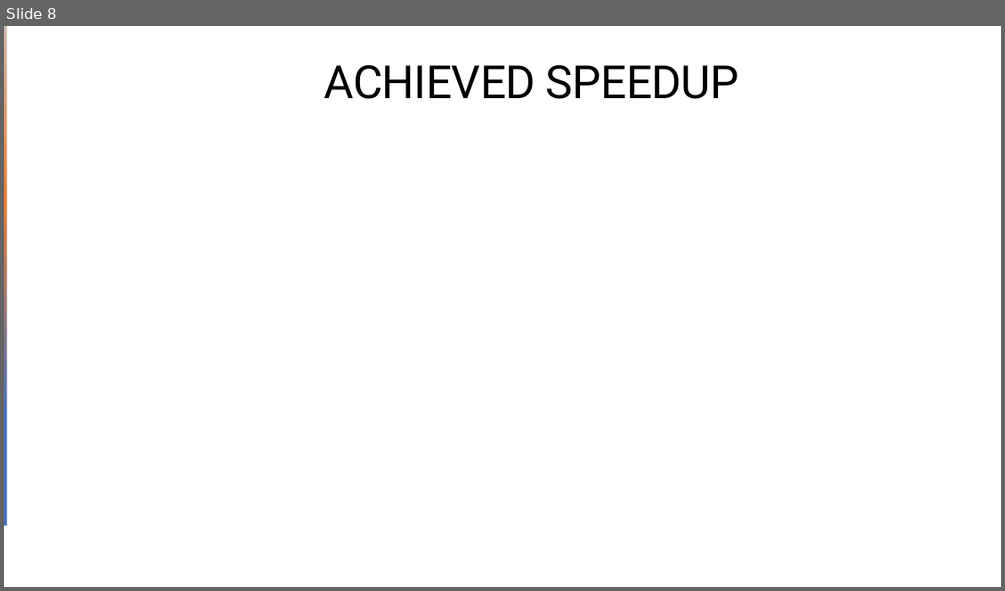
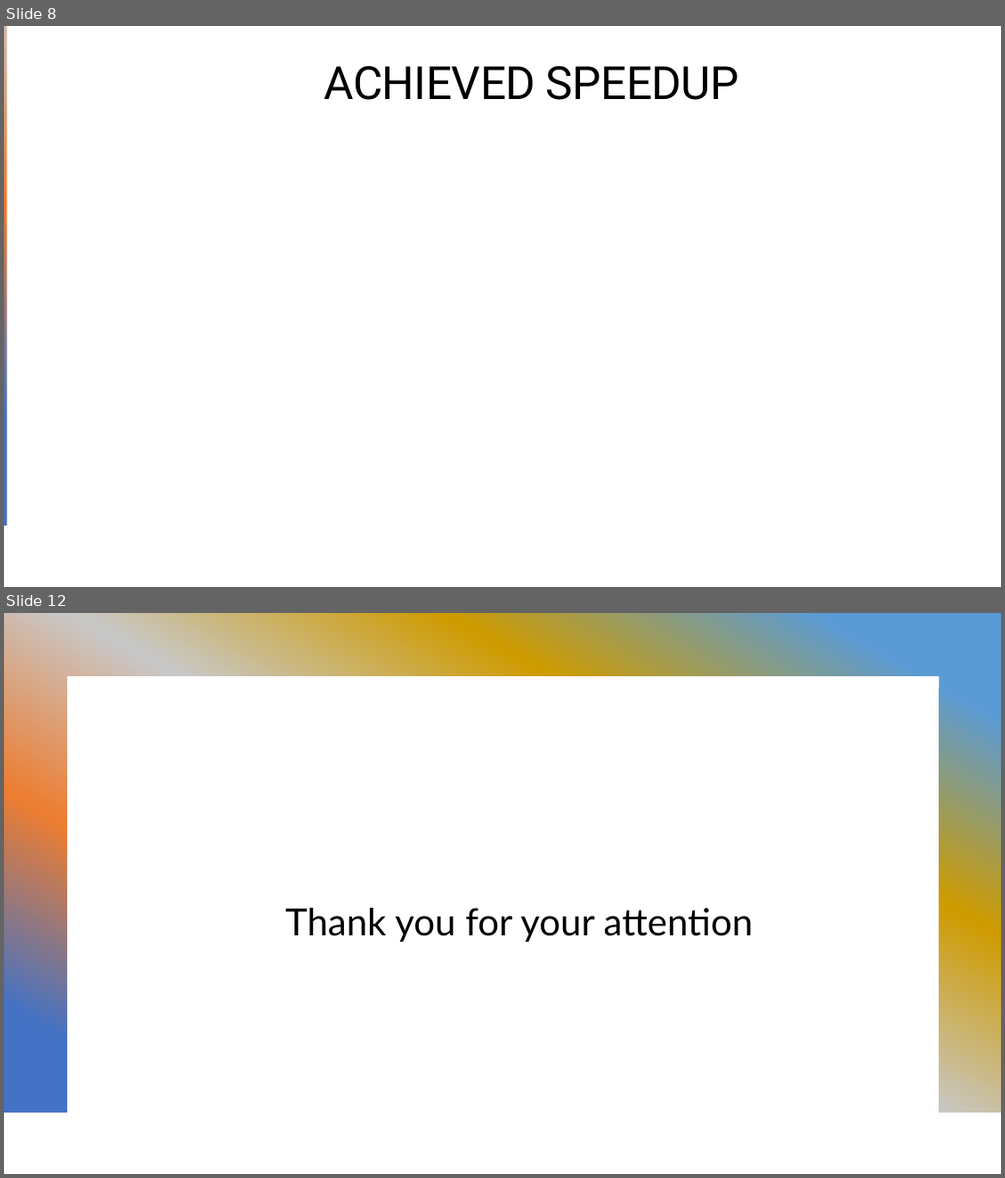
Before and after one commit to salor02/assignment-HPC, a slide deck: assignment-2/ATAX Problem Optimization.pptx. Shown one above the other, each under a label of ours: slide 8 before the commit, slides 8 and 12 after it; the slides between them are not shown. The pictures are 1005x591 and 1005x1178 pixels, drawn with LibreOffice and Linux fonts; fonts in the diff are those of the drawing. Boxes give left, top, right and bottom in pixels: in the first picture for what was removed or moved away, otherwise in the second. Text is boxed around its words. In the diff, an @@ line names an element or a change of style, - is before the commit and + after.

```diff
--- a/assignment-2/ATAX Problem Optimization.pptx
+++ b/assignment-2/ATAX Problem Optimization.pptx
@@ slide 12 added at (4, 613, 1001, 1174), background #FFFFFF; not listed: 1 template element that a slide beside it also shows @@
@@ text added at (285, 908, 753, 942), 36 pt, text #000000 @@
+Thank you for your attention
```
Also in this commit, not shown: 7 other slides changed, 3 other slides added, 1 slide removed.
